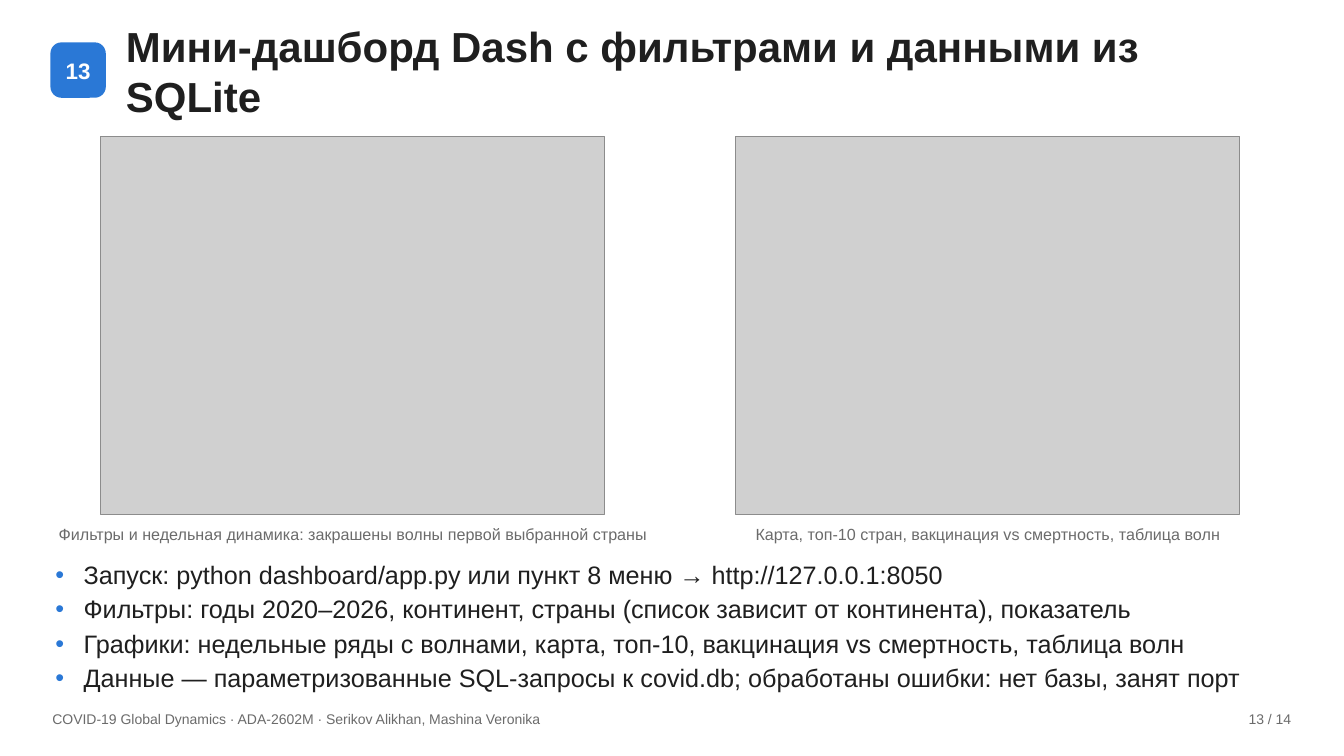
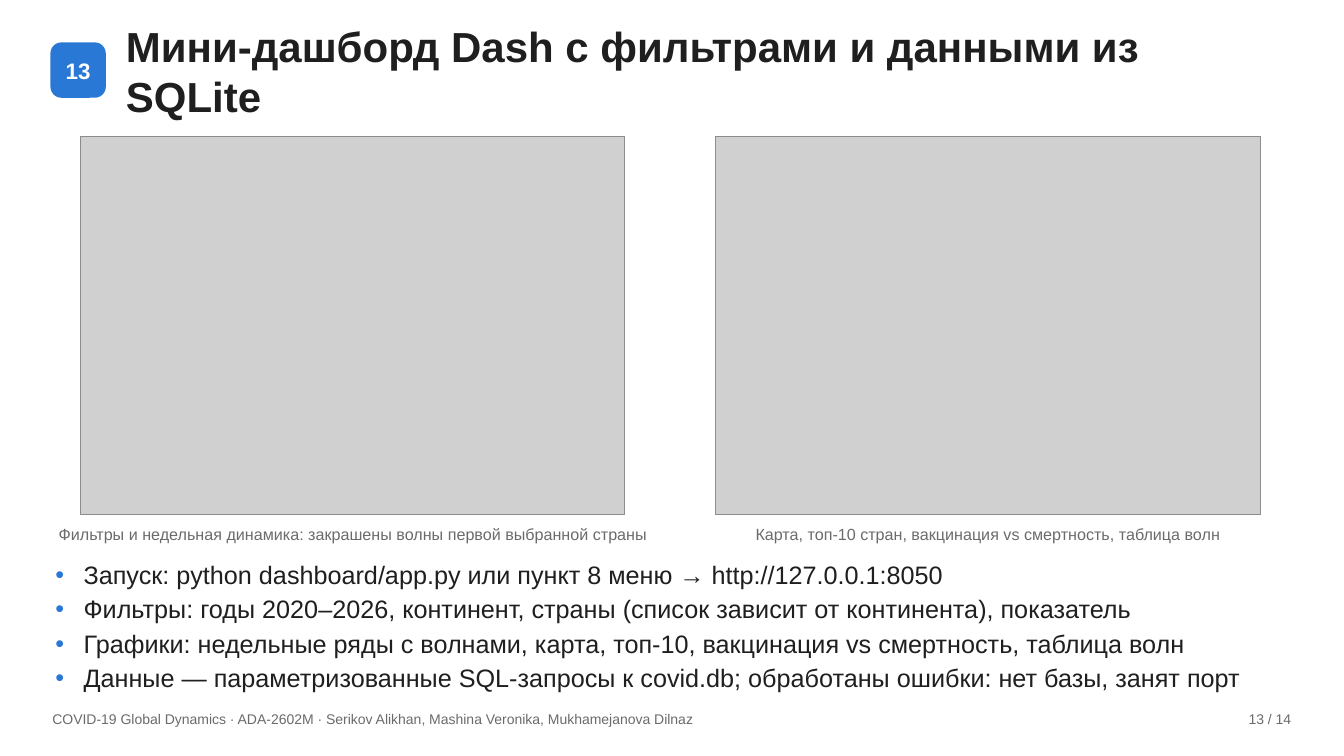
Before and after one commit to SalaFanChik/covid-global-dynamics, a slide deck: slide 13 of docs/presentation/COVID19_Global_Dynamics_slides.pptx. Drawn at 1344x756 pixels with LibreOffice and Linux fonts; fonts in the diff are those of the drawing; grey boxes stand for pictures. Boxes give left, top, right and bottom in pixels: in the first picture for what was removed or moved away, otherwise in the second. Text is boxed around its words. In the diff, an @@ line names an element or a change of style, - is before the commit and + after.

Commit message:
Состав команды: Mukhamejanova Dilnaz — третий участник; обновлено разделение работы в README, отчёте, презентации, ноутбуке и дашборде

```diff
--- a/docs/presentation/COVID19_Global_Dynamics_slides.pptx
+++ b/docs/presentation/COVID19_Global_Dynamics_slides.pptx
@@ picture: place and size @@
-picture at (101, 136, 605, 514)
+picture at (81, 136, 625, 514)
@@ picture: place and size @@
-picture at (736, 136, 1240, 514)
+picture at (716, 136, 1261, 514)
@@ text at (52, 714, 693, 727): text changed @@
-COVID-19 Global Dynamics · ADA-2602M · Serikov Alikhan, Mashina Veronika
+COVID-19 Global Dynamics · ADA-2602M · Serikov Alikhan, Mashina Veronika, Mukhamejanova Dilnaz
```
Also in this commit, not shown: 13 other slides changed, 11 other files.
